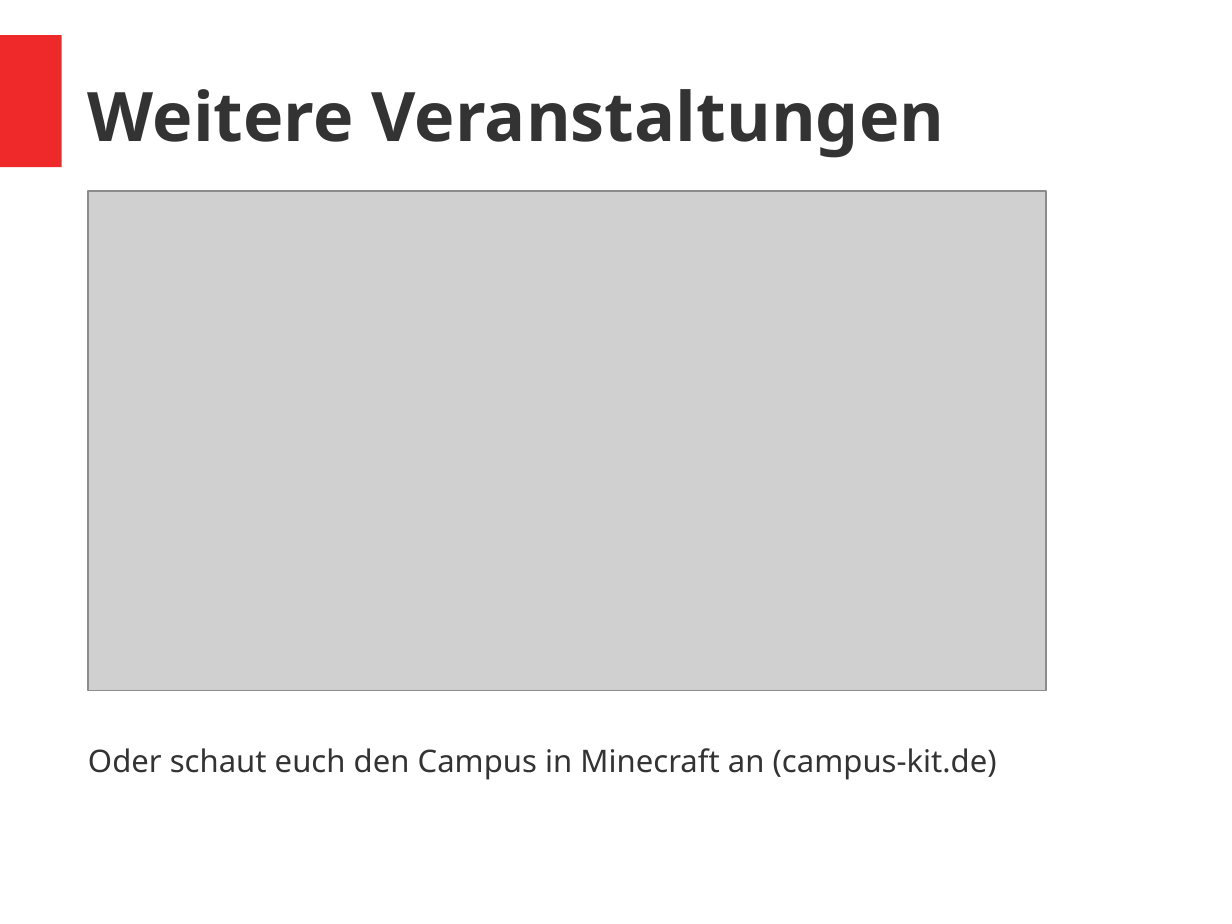
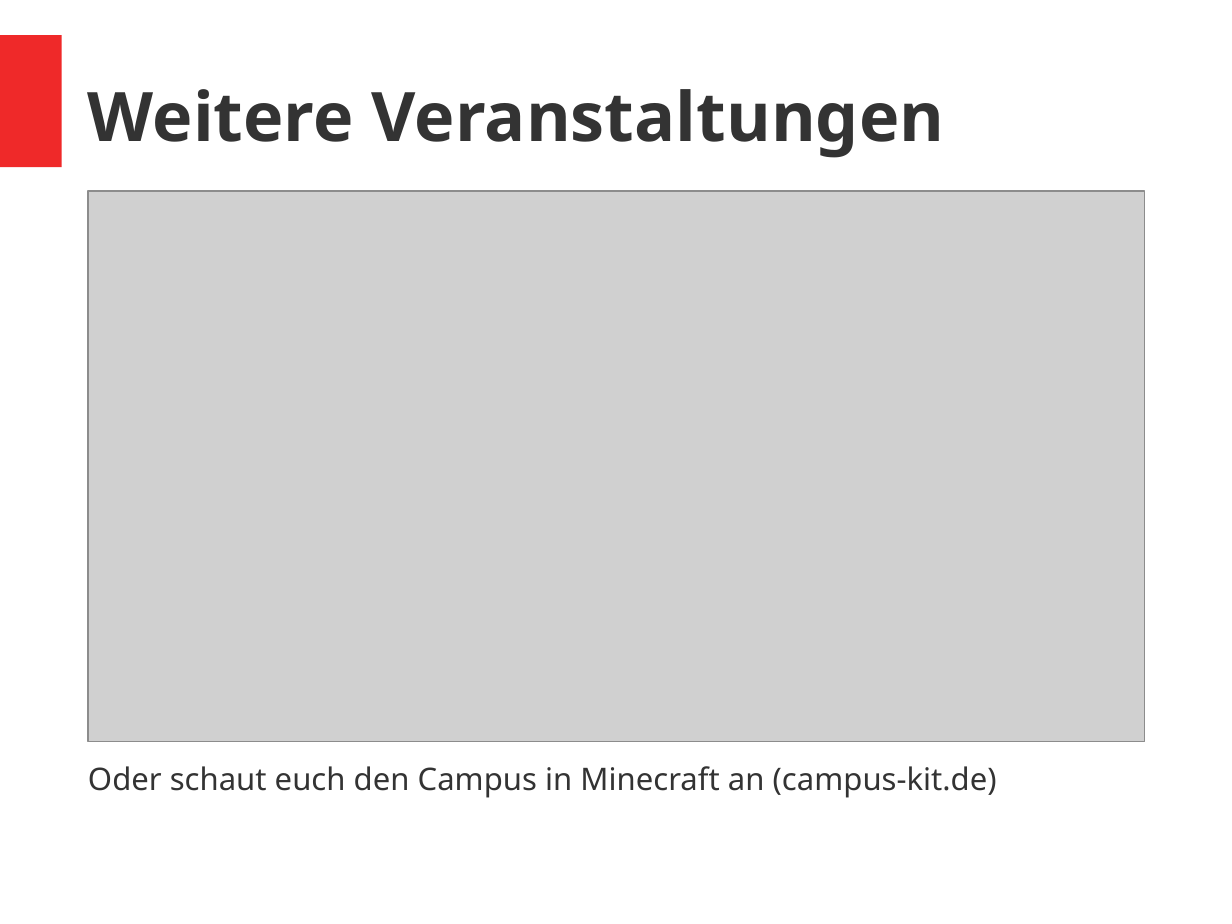
Before and after one commit to vlle1/dokumente-earablesKIT, a slide deck: slide 21 of Abschlusspräsi/Abschlusspräsi.odp. Drawn at 1232x924 pixels with LibreOffice and Linux fonts; fonts in the diff are those of the drawing; grey boxes stand for pictures. Boxes give left, top, right and bottom in pixels: in the first picture for what was removed or moved away, otherwise in the second. Text is boxed around its words. In the diff, an @@ line names an element or a change of style, - is before the commit and + after.

Commit message:
jan

```diff
--- a/Abschlusspräsi/Abschlusspräsi.odp
+++ b/Abschlusspräsi/Abschlusspräsi.odp
@@ picture: place and size @@
-picture at (88,191,1046,691)
+picture at (88,191,1145,742)
@@ text "Oder schaut euch den Campus ...": place and size @@
-text "Oder schaut euch den Campus ..." at (88,748,997,780)
+text "Oder schaut euch den Campus ..." at (88,766,997,798)
```
Also in this commit, not shown: 2 other slides changed.
